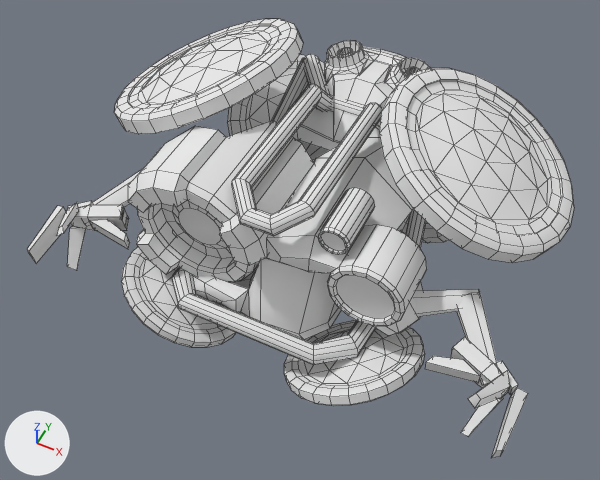
An edit to the Blender file client/Assets/Models/Units/BlendModels/PowerSurge.blend, drawn before and after from the same camera.
The view is the same before and after, from a camera (50 mm lens) standing at (3.77, -8.19, 13.3) and looking at (-0.05, -0.56, 3.76). The axes (+X, +Y, +Z) are drawn at lower left. The lights are the same throughout. Mesh edges are drawn as thin lines.
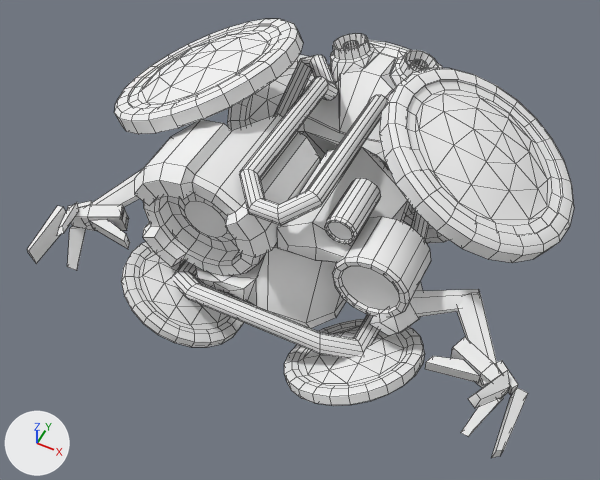
The newer file is also rescaled (x0.961), turned or shifted as a whole; pictures and numbers use the older file's frame.

Location of each change, [x1, y1, x2, y2] in pixels of the pictures (600 x 480 px; the box of a moved part takes in the faces that stretch with it):
part 1 of me_mesh01_001, moved or reshaped: before [327, 225, 427, 326]; after [332, 217, 431, 317]
part 2 of me_mesh01_001, moved or reshaped: before [318, 188, 375, 255]; after [325, 178, 381, 244]
part 3 of me_mesh01_001, rebuilt: before [292, 41, 430, 162]; after [195, 33, 442, 328]
part 4 of me_mesh01_001, rebuilt: before [192, 134, 413, 340]; after [173, 55, 429, 358]
part 5 of me_mesh01_001, rebuilt: before [128, 120, 314, 282]; after [134, 114, 320, 276]
part 6 of me_mesh01_001, deleted: before [231, 84, 383, 236]
part 7 of me_mesh01_001, deleted: before [172, 58, 426, 365]
part 8 of me_mesh01_001, deleted: before [303, 54, 330, 95]
part 9 of me_mesh01_001, deleted: before [327, 95, 365, 117]
part 10 of me_mesh01_001, recoloured: [27, 28, 547, 396] in both

Diff of the bpy script that builds the scene:
```diff
--- a/client/Assets/Models/Units/BlendModels/PowerSurge.blend.py
+++ b/client/Assets/Models/Units/BlendModels/PowerSurge.blend.py
@@ mat_default____002 @@
+mat_default____002 = diffuse_material('___default___.002')
+mat_default____002.base_color = (0.878, 0.878, 0.878)  # white #f1f1f1
@@ me_mesh01_001 @@
 # used by ob_mesh01_001; location = (0.0, 0.0, 0.0); rotation_euler = (1.571, 0.0, 0.0), in degrees (90, 0, 0)
-me_mesh01_001.from_pydata(...)  # 2898 vertices, 2931 faces; spans x -3.85..3.85, y 2.55..6.25, z -3.31..2.76
+me_mesh01_001.from_pydata(...)  # 2855 vertices, 2989 faces; spans x -3.85..3.85, y 2.55..6.25, z -3.31..2.76
+# me_mesh01_001 part 1: the loose piece of 80 vertices spanning x 0.9..2.04, y 3.9..5.04, z 0.83..1.69 is moved by (0.0, 0.0, -0.17), in mat_default____002 (white #f1f1f1)
+# me_mesh01_001 part 2: the loose piece of 80 vertices spanning x 0.69..1.14, y 4.94..5.39, z 0.67..1.54 is moved by (0.0, 0.0, -0.21), in mat_default____002 (white #f1f1f1)
+# me_mesh01_001 part 3: the loose piece of 410 vertices spanning x -0.98..0.98, y 3.1..5.43, z -2.82..-0.32 is rebuilt with 571 vertices and now spans x -1.55..1.39, y 3.05..5.43, z -3.04..1.92, in mat_default____002 (white #f1f1f1)
+# me_mesh01_001 part 4: the loose piece of 180 vertices spanning x -1.55..1.5, y 3.05..5.26, z -1.64..2.15 is rebuilt with 240 vertices and now spans x -1.65..1.65, y 3.17..5.65, z -2.2..2.21, in mat_default____002 (white #f1f1f1)
+# me_mesh01_001 part 5: the loose piece of 164 vertices spanning x -2.16..0.03, y 3.51..5.7, z 0.01..1.98 is rebuilt with 164 vertices and now spans x -2.16..0.03, y 3.51..5.7, z -0.15..1.82, in mat_default____002 (white #f1f1f1)
+# me_mesh01_001 part 6: the loose piece of 96 vertices spanning x -0.63..0.62, y 4.9..5.65, z -1.34..1.93 is deleted
+# me_mesh01_001 part 7: the loose piece of 96 vertices spanning x -1.65..1.65, y 3.17..5.12, z -2.16..2.42 is deleted
+# me_mesh01_001 part 8: the loose piece of 24 vertices spanning x -1.28..-0.37, y 4.85..5.17, z -2.13..-1.09 is deleted
+# me_mesh01_001 part 9: the loose piece of 24 vertices spanning x -0.58..0.58, y 4.85..5.13, z -1.36..-1.08 is deleted
+# me_mesh01_001 part 10: 1804 faces spanning x -3.85..3.85, y 2.55..6.25, z -3.31..2.76 switch from mat_default____001 (white #e7e7e7) to mat_default____002 (white #f1f1f1)
```
